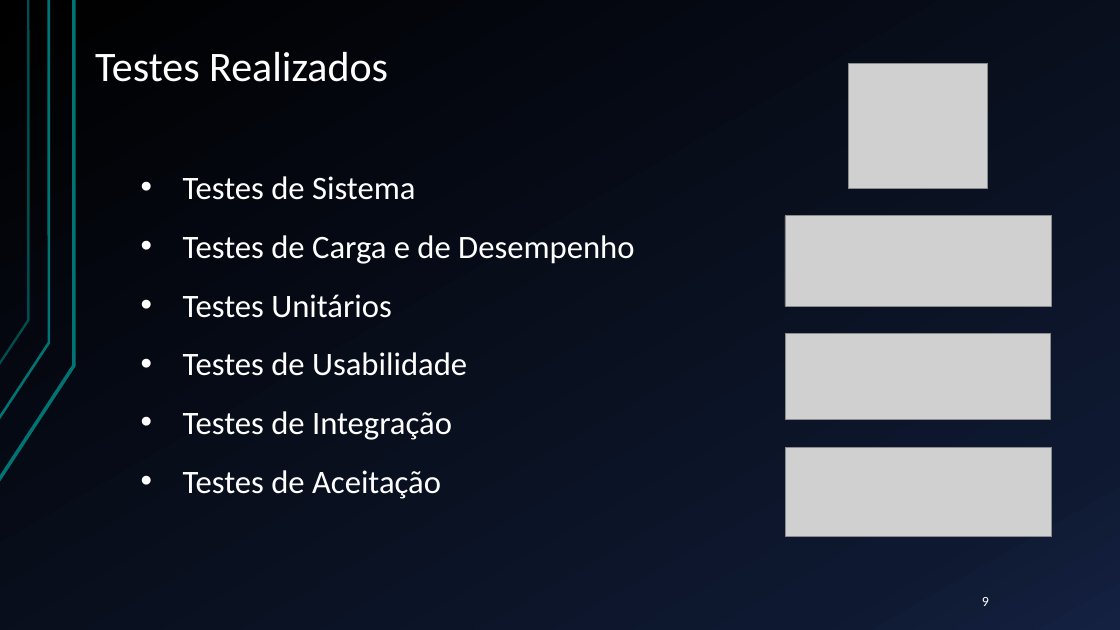
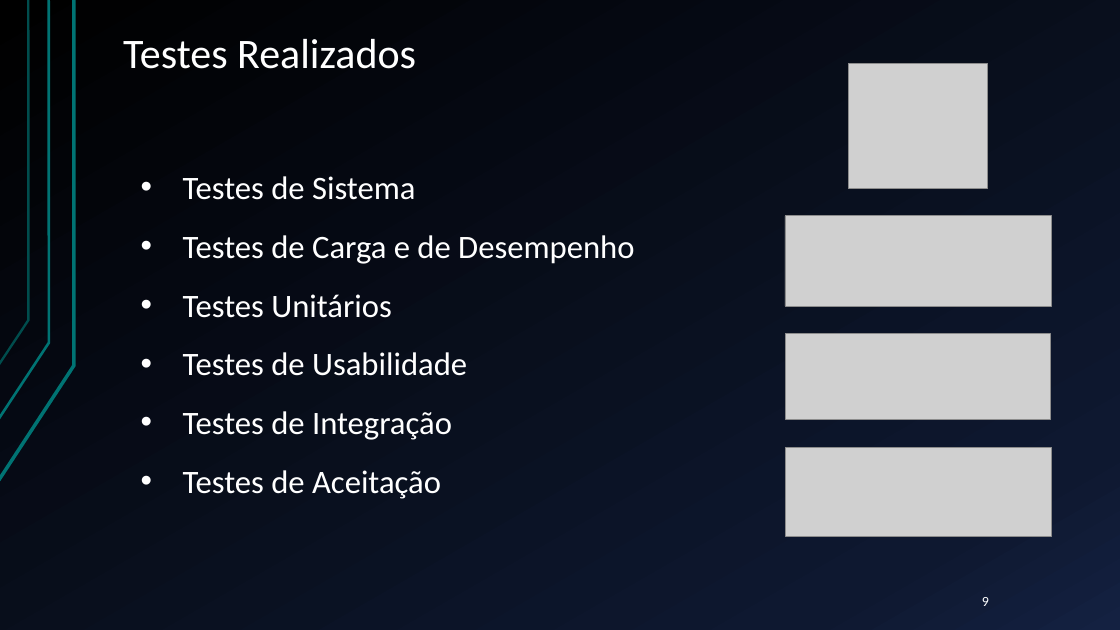
Before and after one commit to lodyny/ProjetoESW, a slide deck: slide 9 of Apresentacao.pptx. Drawn at 1120x630 pixels with LibreOffice and Linux fonts; fonts in the diff are those of the drawing; grey boxes stand for pictures. Boxes give left, top, right and bottom in pixels: in the first picture for what was removed or moved away, otherwise in the second. Text is boxed around its words. In the diff, an @@ line names an element or a change of style, - is before the commit and + after.

```diff
--- a/Apresentacao.pptx
+++ b/Apresentacao.pptx
@@ title "Testes Realizados" moved from (x1=95, y1=52, x2=388, y2=82) to (x1=123, y1=39, x2=416, y2=69) @@
```
Also in this commit, not shown: 1 other slide changed.
